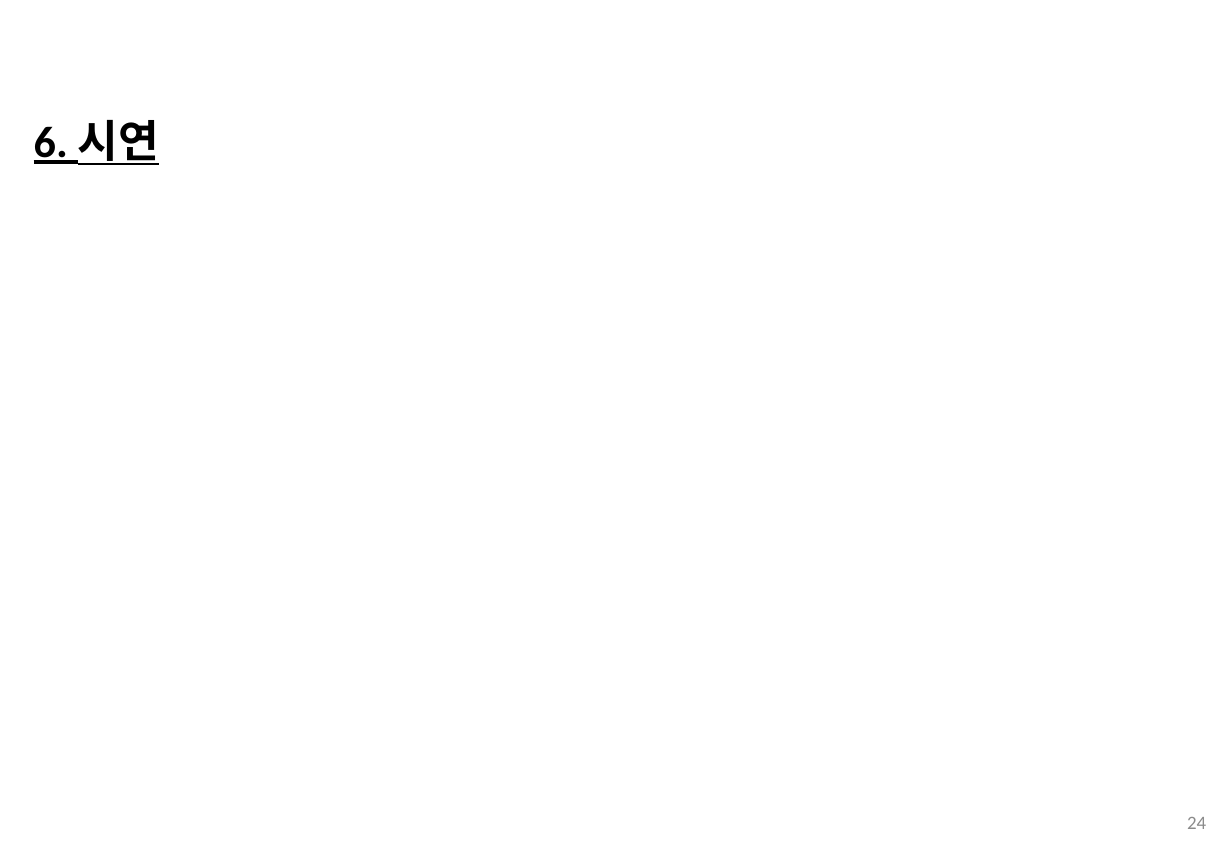
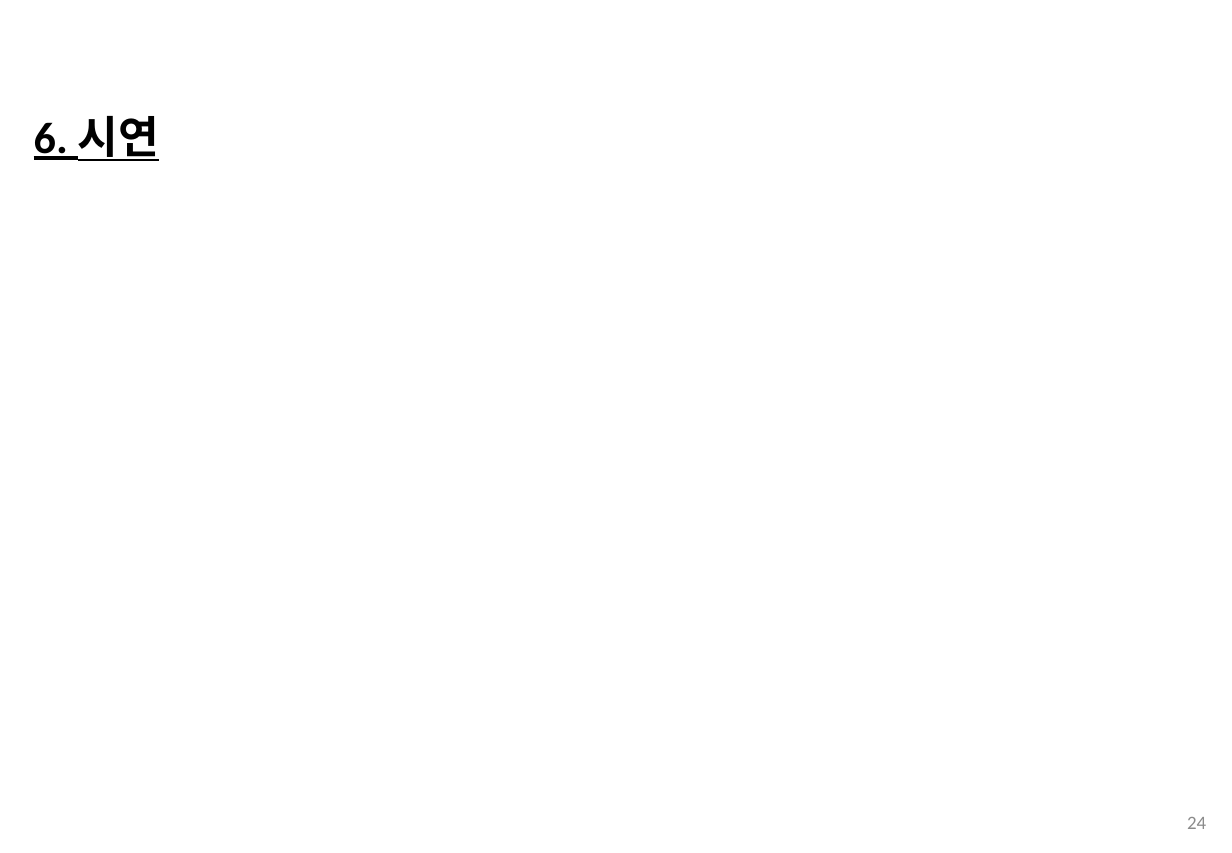
Before and after one commit to 201324549/BeaconProject, a slide deck: slide 24 of ShuttleBusFinalPresentation(v1.1)_ing.pptx. Drawn at 1232x853 pixels with LibreOffice and Linux fonts; fonts in the diff are those of the drawing; background and template pictures are left out. Boxes give left, top, right and bottom in pixels: in the first picture for what was removed or moved away, otherwise in the second. Text is boxed around its words. In the diff, an @@ line names an element or a change of style, - is before the commit and + after.

```diff
--- a/ShuttleBusFinalPresentation(v1.1)_ing.pptx
+++ b/ShuttleBusFinalPresentation(v1.1)_ing.pptx
@@ text "6. 시연": place and size @@
-text "6. 시연" at (34, 120, 159, 165)
+text "6. 시연" at (34, 116, 159, 161)
```
Also in this commit, not shown: 6 other slides changed, 3 slides added, 1 slide removed.
